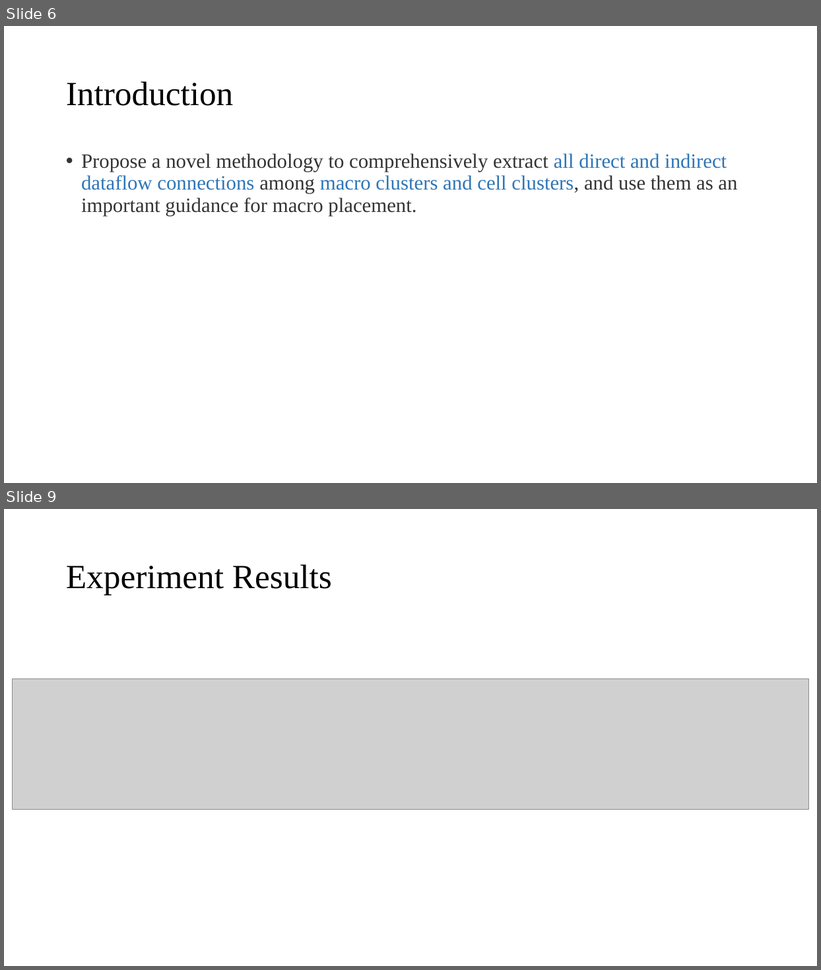
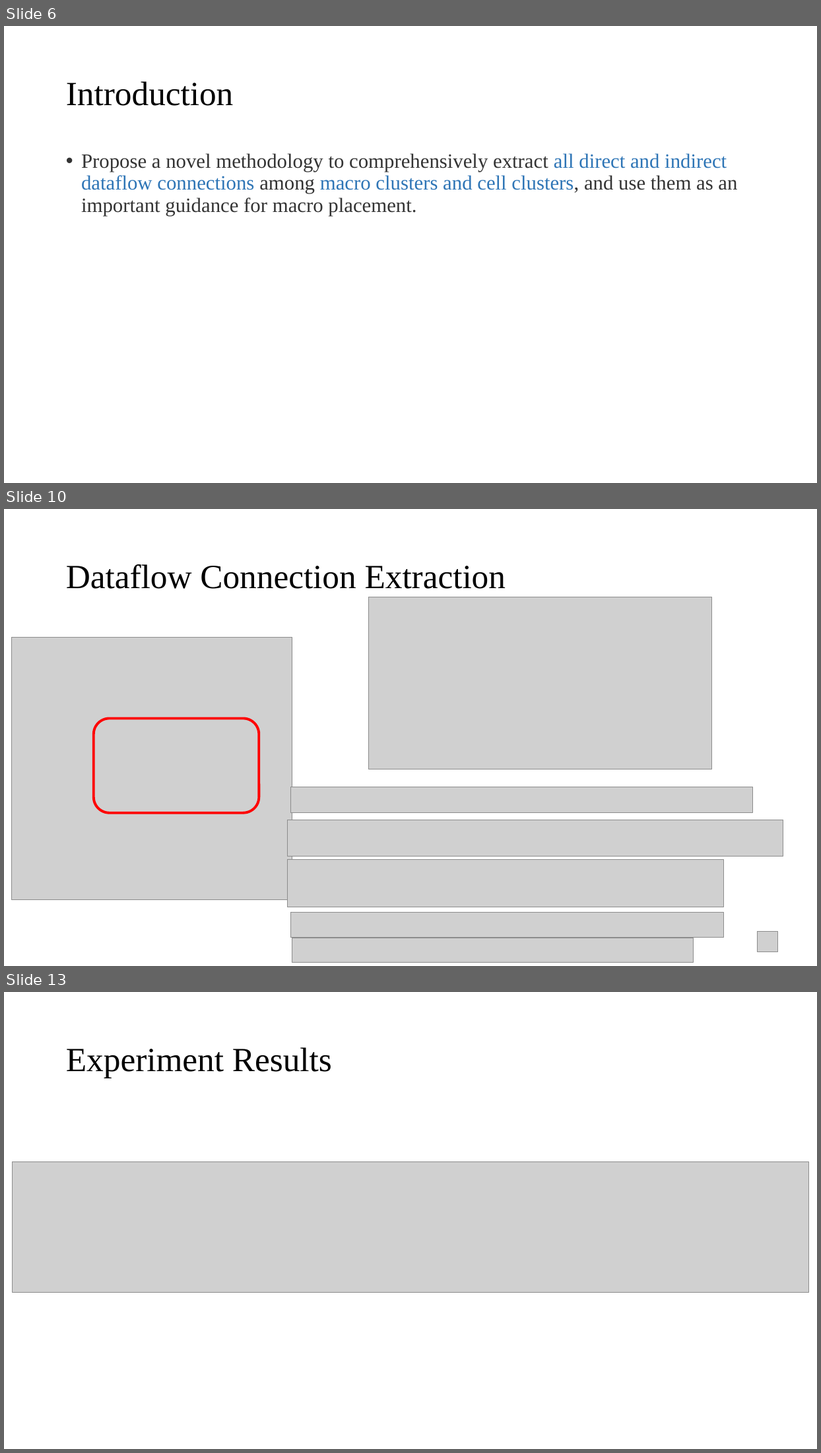
Before and after one commit to demon02130101/Lab, a slide deck: PPT/Standard Cell Do Matter.pptx. Shown one above the other, each under a label of ours: slides 6 and 9 before the commit, slides 6, 10 and 13 after it; the slides between them are not shown. The pictures are 821x970 and 821x1453 pixels, drawn with LibreOffice and Linux fonts; fonts in the diff are those of the drawing; grey boxes stand for pictures. Boxes give left, top, right and bottom in pixels: in the first picture for what was removed or moved away, otherwise in the second. Text is boxed around its words. In the diff, an @@ line names an element or a change of style, - is before the commit and + after.

```diff
--- a/PPT/Standard Cell Do Matter.pptx
+++ b/PPT/Standard Cell Do Matter.pptx
@@ slide 10 added at box(4, 509, 817, 966), background #FFFFFF @@
@@ title added at box(66, 564, 506, 589), 40 pt, text #000000 @@
+Dataflow Connection Extraction
@@ picture added at box(369, 597, 712, 770) @@
@@ picture added at box(11, 638, 292, 900) @@
@@ rounded rectangle added at box(94, 719, 259, 813), outline #FF0000 3 pt @@
@@ picture added at box(290, 787, 753, 813) @@
@@ picture added at box(288, 820, 783, 857) @@
@@ picture added at box(288, 859, 724, 908) @@
@@ picture added at box(290, 913, 724, 938) @@
@@ picture added at box(292, 939, 693, 962) @@
@@ picture added at box(757, 932, 778, 953) @@
@@ what was slide 9 is now slide 13 @@
```
Also in this commit, not shown: 1 slide changed, 5 other slides added, 2 slides removed, 2 other files.
